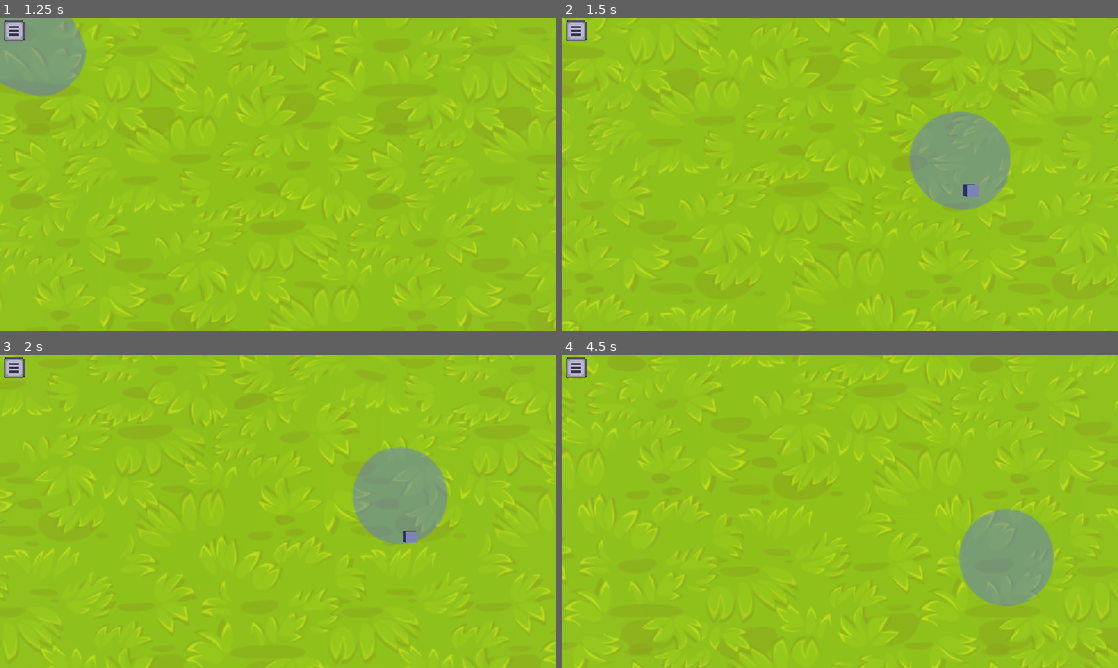
Above: before the commit, frames 1-4 (two rows, left to right).
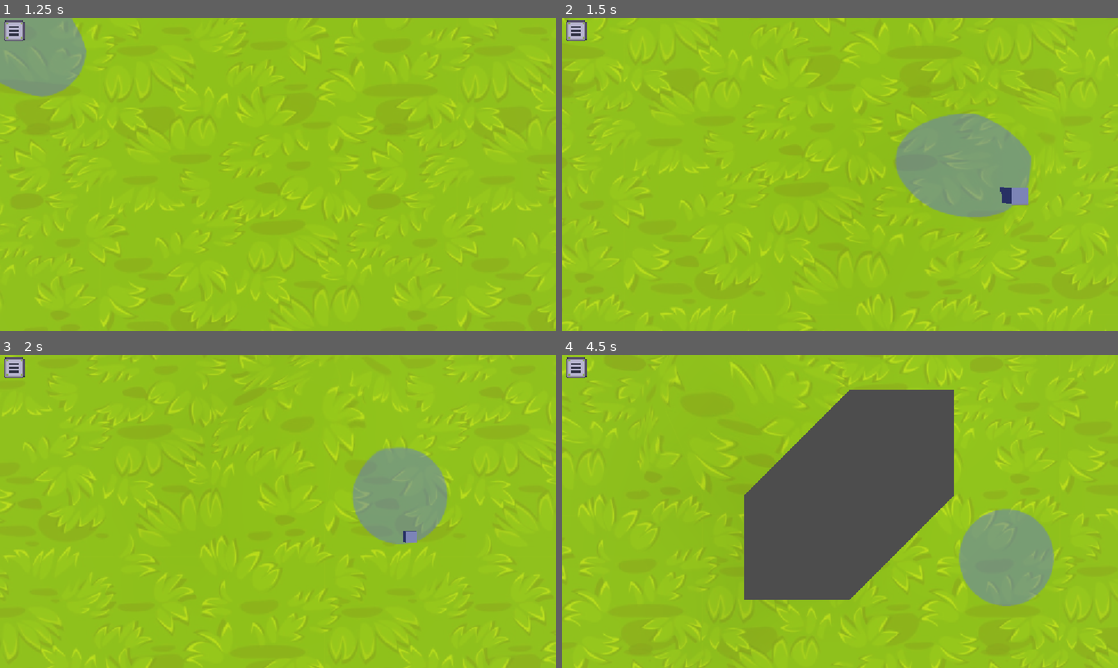
Above: after the commit, the same moments.

Repository: peridotpath/frog-game
Game: Godot game, scene res://map_editor.tscn
The game is run twice, just before and just after one commit, with the same random seed, the same clock (stepped at 60 frames per second) and the same inputs.
Inputs (mouse positions are in pixels of both pictures, inside the frame that each line leads up to):
- Up to frame 1 (1.25 s): click (16, 30) at 0.5 s
- Up to frame 2 (1.5 s): tap Enter at 1.25 s; move the mouse to (962, 158) at 1.27 s; hold D from 1.28 s (still down); hold Q from 1.28 s (still down); click (962, 158) at 1.42 s
- Up to frame 3 (2 s): keep holding D; keep holding Q
- Up to frame 4 (4.5 s): release D at 2 s; release Q at 2 s; drag from (728, 527) to (812, 574) at 2.02 s; tap Space at 2.75 s; move the mouse to (895, 442) at 2.77 s; hold D 2.78-3.5 s; hold Shift 2.78-3.5 s; click (895, 442) at 2.92 s; drag from (812, 574) to (673, 464) at 3.52 s; move the mouse to (1006, 558) at 4.27 s; hold A from 4.28 s (still down); hold Q from 4.28 s (still down); click (1006, 558) at 4.42 s

Frame 1 is identical in both runs. In frame 2, 2.6% of the frame differs, in the area x 54-91%, y 21-82%; in frame 3, 0.5%; in frame 4, 20%, in the area x 0-71%, y 0-79%.

Commit message:
move terrain on my mouse press

Diff:
--- a/free_look_camera.gd
+++ b/free_look_camera.gd
@@ -37,10 +37,7 @@
 				_velocity = clamp(_velocity / speed_scale, min_speed, max_speed)
 			MOUSE_BUTTON_WHEEL_LEFT: # decrease fly velocity
 				_velocity = clamp(_velocity / speed_scale, min_speed, max_speed)
-			MOUSE_BUTTON_LEFT:
-				_handle_gaussian_deform(1)
-			MOUSE_BUTTON_RIGHT:
-				_handle_gaussian_deform(-1)
+
 
 func _handle_gaussian_deform(direction: float):
 	var mdt = MeshDataTool.new()
@@ -82,6 +79,11 @@
 func _process(delta):
 	if not current:
 		return
+
+	if Input.is_mouse_button_pressed(MOUSE_BUTTON_LEFT):
+		_handle_gaussian_deform(1)
+	if Input.is_mouse_button_pressed(MOUSE_BUTTON_RIGHT):
+		_handle_gaussian_deform(-1)
 
 	var direction = Vector3(
 		float(Input.is_physical_key_pressed(KEY_D)) - float(Input.is_physical_key_pressed(KEY_A)),
